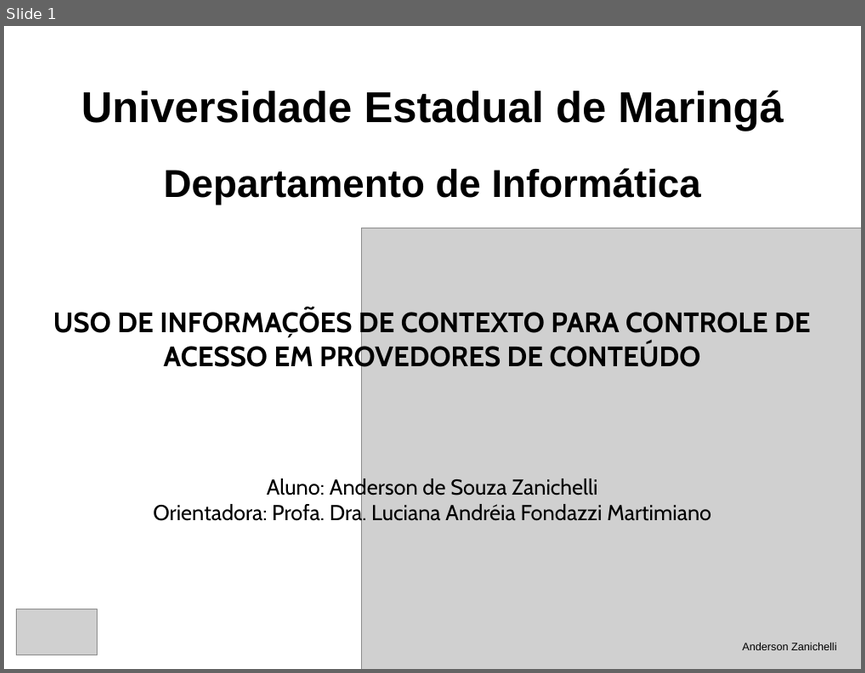
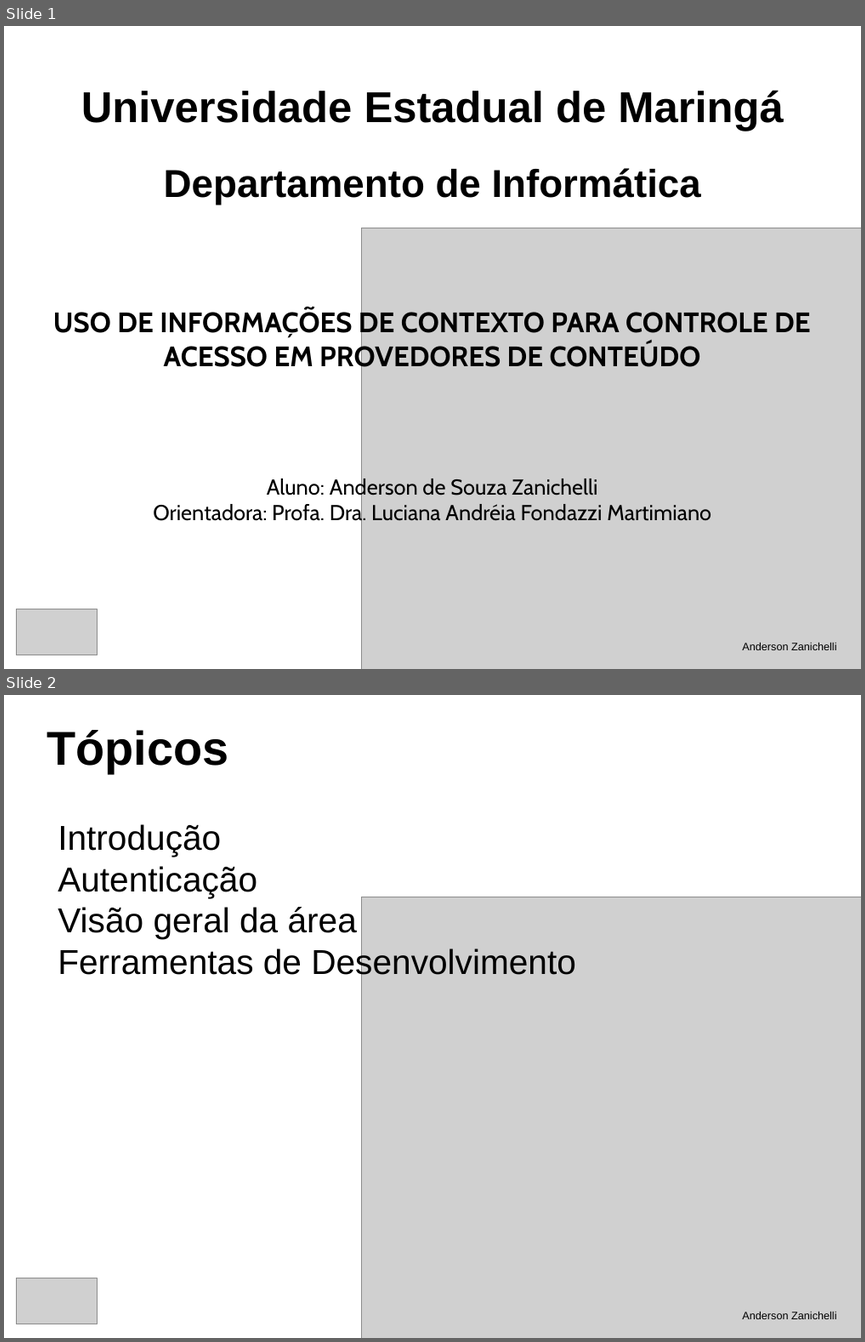
Before and after one commit to andersonzanichelli/tcc-informatica, a slide deck: defesa.odp. Shown one above the other, each under a label of ours: slide 1 before the commit, slides 1 and 2 after it. The pictures are 865x673 and 865x1342 pixels, drawn with LibreOffice and Linux fonts; fonts in the diff are those of the drawing; grey boxes stand for pictures. Boxes give left, top, right and bottom in pixels: in the first picture for what was removed or moved away, otherwise in the second. Text is boxed around its words. In the diff, an @@ line names an element or a change of style, - is before the commit and + after.

```diff
--- a/defesa.odp
+++ b/defesa.odp
@@ slide 2 added at (x1=4, y1=695, x2=861, y2=1338), background #FFFFFF @@
@@ title added at (x1=46, y1=730, x2=228, y2=773), 44 pt, text #000000, bold @@
+Tópicos
@@ text added at (x1=58, y1=824, x2=576, y2=981), 32 pt, text #000000 @@
+Introdução
+Autenticação
+Visão geral da área
+Ferramentas de Desenvolvimento
@@ picture added at (x1=362, y1=897, x2=861, y2=1338) @@
@@ picture added at (x1=17, y1=1278, x2=98, y2=1324) @@
@@ text added at (x1=742, y1=1310, x2=836, y2=1319), 10 pt, text #000000 @@
+Anderson Zanichelli
```
Also in this commit, not shown: 2 slides changed, 18 other slides added, 24 other files.
